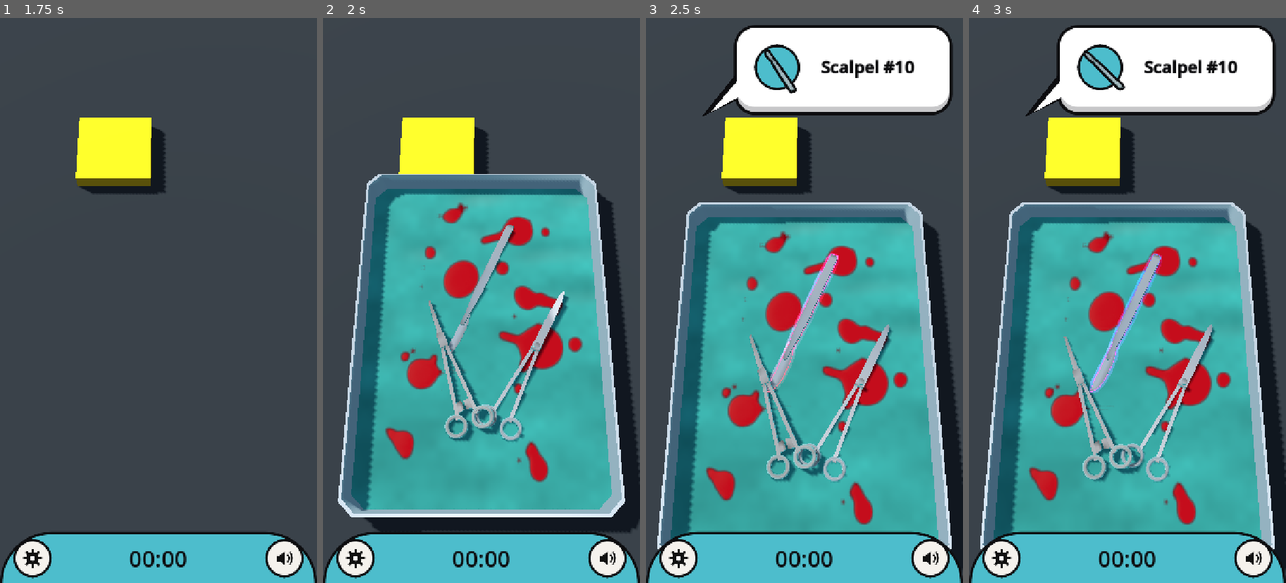
Above: before the commit, frames 1-4 (left to right).
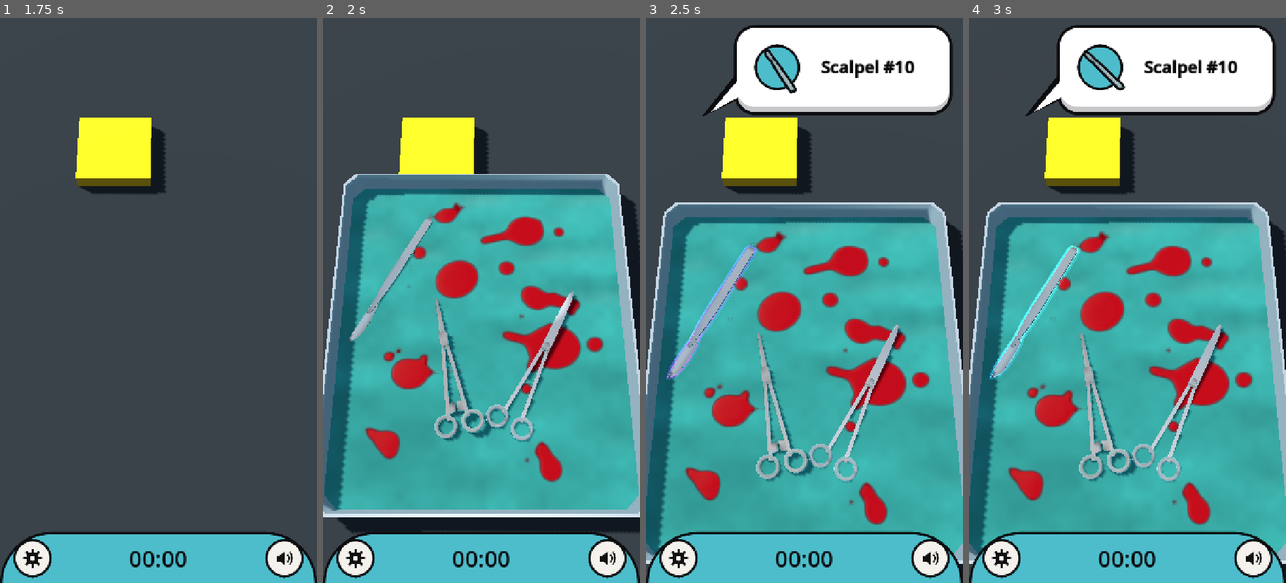
Above: after the commit, the same moments.

Repository: optimisticlucio/untitled-game-jam-game
Game: Godot game, scene res://ui/main_menu.tscn
Two runs of this game, one before a commit and one after it. Both use one fixed random seed, a clock stepped at 60 frames per second and the inputs below.
Inputs (mouse positions are in pixels of both pictures, inside the frame that each line leads up to):
- Up to frame 1 (1.75 s): click "Play" at 0.5 s; click (158, 114) at 1.25 s
- Up to frame 2 (2 s): no input
- Up to frame 3 (2.5 s): tap Enter at 2 s; move the mouse to (874, 272) at 2.02 s; click (874, 272) at 2.17 s
- Up to frame 4 (3 s): drag from (1064, 328) to (1111, 413) at 2.77 s

Frame 1 is identical in both runs. In frame 2, 26% of the frame differs, in the area x 0-100%, y 27-91%; in frame 3, 27%, in the area x 0-100%, y 32-99%; in frame 4, 26%.

Commit message:
Wider tray (trial): 360 mm instead of 300, to hide the surgeon's lower body
- t1 rebuilt at 1.2x width (420 x 360 x 25 mm); containment walls follow.
- gameplay/tray.tscn: Zone 0.28 -> 0.34 m wide (the new floor minus 2 mm a side,
  same margin as before).
- spec t1 dims [420, 360, 25].

Local branch for a screenshot with the surgeon; not pushed until Julia approves.
Single-copy drop and rummage tests pass.

Co-Authored-By: Claude Opus 5.5 <noreply@anthropic.com>

Diff:
--- a/assets/instruments/tray.tscn
+++ b/assets/instruments/tray.tscn
@@ -7,7 +7,7 @@
 bounce = 0.05
 
 [sub_resource type="BoxShape3D" id="BoxShape3D_7tj4u"]
-size = Vector3(0.3, 0.02, 0.42)
+size = Vector3(0.36, 0.02, 0.42)
 
 [sub_resource type="BoxShape3D" id="BoxShape3D_ioniw"]
 size = Vector3(0.008, 0.1238, 0.421)
@@ -16,33 +16,33 @@
 size = Vector3(0.008, 0.1238, 0.421)
 
 [sub_resource type="BoxShape3D" id="BoxShape3D_5u16s"]
-size = Vector3(0.301, 0.1238, 0.008)
+size = Vector3(0.361, 0.1238, 0.008)
 
 [sub_resource type="BoxShape3D" id="BoxShape3D_s5gly"]
-size = Vector3(0.301, 0.1238, 0.008)
+size = Vector3(0.361, 0.1238, 0.008)
 
-[node name="Tray" type="StaticBody3D" unique_id=814178512]
+[node name="Tray" type="StaticBody3D" unique_id=475527557]
 physics_material_override = SubResource("PhysicsMaterial_xuy46")
 
-[node name="Model" type="Node3D" parent="." unique_id=1748299245 instance=ExtResource("1_5wbya")]
+[node name="Model" type="Node3D" parent="." unique_id=422970869 instance=ExtResource("1_5wbya")]
 transform = Transform3D(1, 0, 0, 0, 1, 0, 0, 0, 1, 0, 0.0125, 0)
 
-[node name="Collision00" type="CollisionShape3D" parent="." unique_id=1999741823]
+[node name="Collision00" type="CollisionShape3D" parent="." unique_id=2122817036]
 transform = Transform3D(1, 0, 0, 0, 1, 0, 0, 0, 1, 0, -0.008799999, 0)
 shape = SubResource("BoxShape3D_7tj4u")
 
-[node name="Collision01" type="CollisionShape3D" parent="." unique_id=745443552]
-transform = Transform3D(1, 0, 0, 0, 1, 0, 0, 0, 1, 0.14625, 0.0631, 0)
+[node name="Collision01" type="CollisionShape3D" parent="." unique_id=1122131333]
+transform = Transform3D(1, 0, 0, 0, 1, 0, 0, 0, 1, 0.17625, 0.0631, 0)
 shape = SubResource("BoxShape3D_ioniw")
 
-[node name="Collision02" type="CollisionShape3D" parent="." unique_id=647643599]
-transform = Transform3D(1, 0, 0, 0, 1, 0, 0, 0, 1, -0.14625, 0.0631, 0)
+[node name="Collision02" type="CollisionShape3D" parent="." unique_id=797486635]
+transform = Transform3D(1, 0, 0, 0, 1, 0, 0, 0, 1, -0.17625, 0.0631, 0)
 shape = SubResource("BoxShape3D_61v21")
 
-[node name="Collision03" type="CollisionShape3D" parent="." unique_id=775459082]
+[node name="Collision03" type="CollisionShape3D" parent="." unique_id=5150751]
 transform = Transform3D(1, 0, 0, 0, 1, 0, 0, 0, 1, 0, 0.0631, -0.20625)
 shape = SubResource("BoxShape3D_5u16s")
 
-[node name="Collision04" type="CollisionShape3D" parent="." unique_id=1297113438]
+[node name="Collision04" type="CollisionShape3D" parent="." unique_id=1814288178]
 transform = Transform3D(1, 0, 0, 0, 1, 0, 0, 0, 1, 0, 0.0631, 0.20625)
 shape = SubResource("BoxShape3D_s5gly")
--- a/dev/instruments/data/spec.json
+++ b/dev/instruments/data/spec.json
@@ -6,7 +6,7 @@
   "collider_cover_tolerance_mm": 1.0,
   "collider_max_overshoot_mm": 4.0,
   "items": {
-    "t1":  {"slug": "tray",               "he": "מגש כלים",                 "en": "Instrument tray",                 "dims_mm": [420, 300, 25], "tris": 60,  "mass_g": 900, "colliders_max": 5,  "body": "static", "floor_top_mm": 1.2, "tex_px": 512, "uv_islands_max": 8,  "phase": 1, "lookalike": null, "oversho …(230 unchanged characters)…
+    "t1":  {"slug": "tray", "he": "מגש כלים", "en": "Instrument tray", "dims_mm": [420, 360, 25], "tris": 60, "mass_g": 900, "colliders_max": 5, "body": "static", "floor_top_mm": 1.2, "tex_px": 512, "uv_islands_max": 8, "phase": 1, "lookalike": null, "oversho …(230 unchanged characters)…
     "s1":  {"slug": "scalpel_10",         "he": "סכין מנתחים, להב 10",      "en": "Scalpel #3 handle + #10 blade",   "d …(346 unchanged characters)…
     "s1b": {"slug": "scalpel_11",         "he": "סכין מנתחים, להב 11",      "en": "Scalpel #3 handle + #11 blade",   "d …(351 unchanged characters)…
     "s1c": {"slug": "scalpel_15",         "he": "סכין מנתחים, להב 15",      "en": "Scalpel #3 handle + #15 blade",   "d …(369 unchanged characters)…
--- a/dev/instruments/data/tray.json
+++ b/dev/instruments/data/tray.json
@@ -24,7 +24,7 @@
    ]
   ],
   "size": [
-   0.3,
+   0.36,
    0.02,
    0.42
   ]
@@ -32,7 +32,7 @@
  {
   "type": "box",
   "origin": [
-   0.14625,
+   0.17625,
    0.0506,
    0.0
   ],
@@ -62,7 +62,7 @@
  {
   "type": "box",
   "origin": [
-   -0.14625,
+   -0.17625,
    0.0506,
    0.0
   ],
@@ -114,7 +114,7 @@
    ]
   ],
   "size": [
-   0.301,
+   0.361,
    0.1238,
    0.008
   ]
@@ -144,7 +144,7 @@
    ]
   ],
   "size": [
-   0.301,
+   0.361,
    0.1238,
    0.008
   ]
--- a/gameplay/tray.tscn
+++ b/gameplay/tray.tscn
@@ -4,7 +4,7 @@
 [ext_resource type="PackedScene" path="res://assets/instruments/tray.tscn" id="2_lmxpd"]
 
 [sub_resource type="BoxShape3D" id="BoxShape3D_pcx6m"]
-size = Vector3(0.28, 0.04, 0.4)
+size = Vector3(0.34, 0.04, 0.4)
 
 [node name="Tray" type="Node3D" unique_id=1298520290]
 script = ExtResource("1_tray")
Binary file changed: assets/instruments/tray.glb
Binary file changed: assets/instruments/tray_t1_albedo.png
Not shown, changed: assets/instruments/tray_t1_albedo.png.import
Binary file changed: assets/instruments/tray_t1_orm.png
Not shown, changed: assets/instruments/tray_t1_orm.png.import
